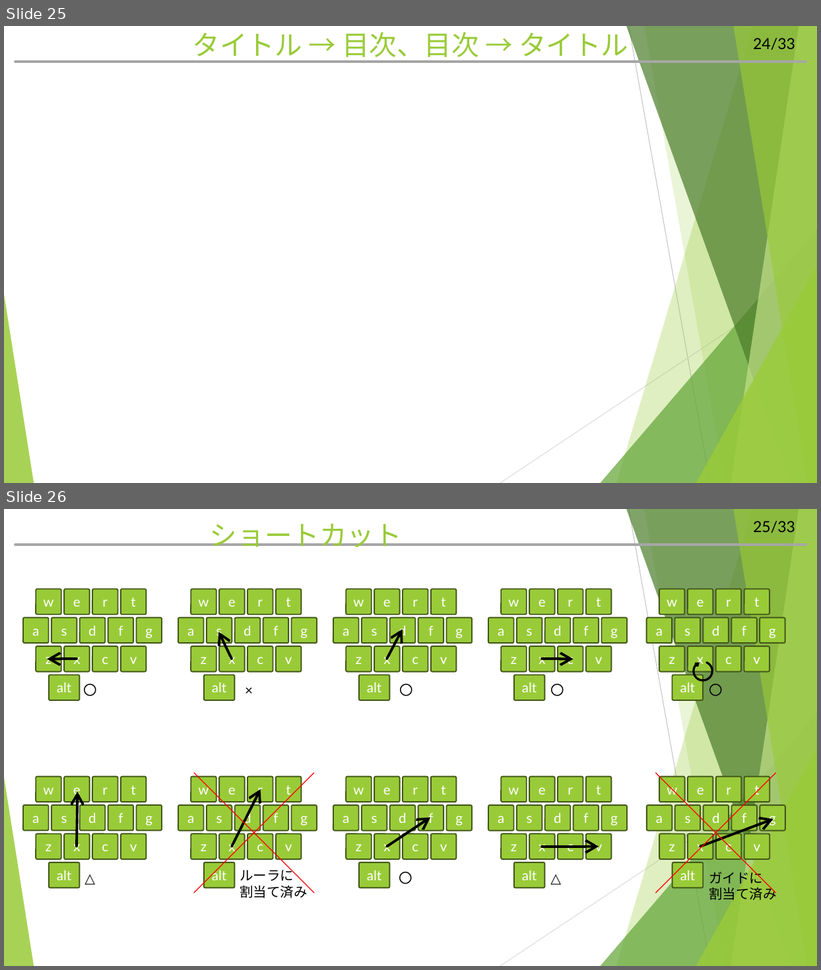
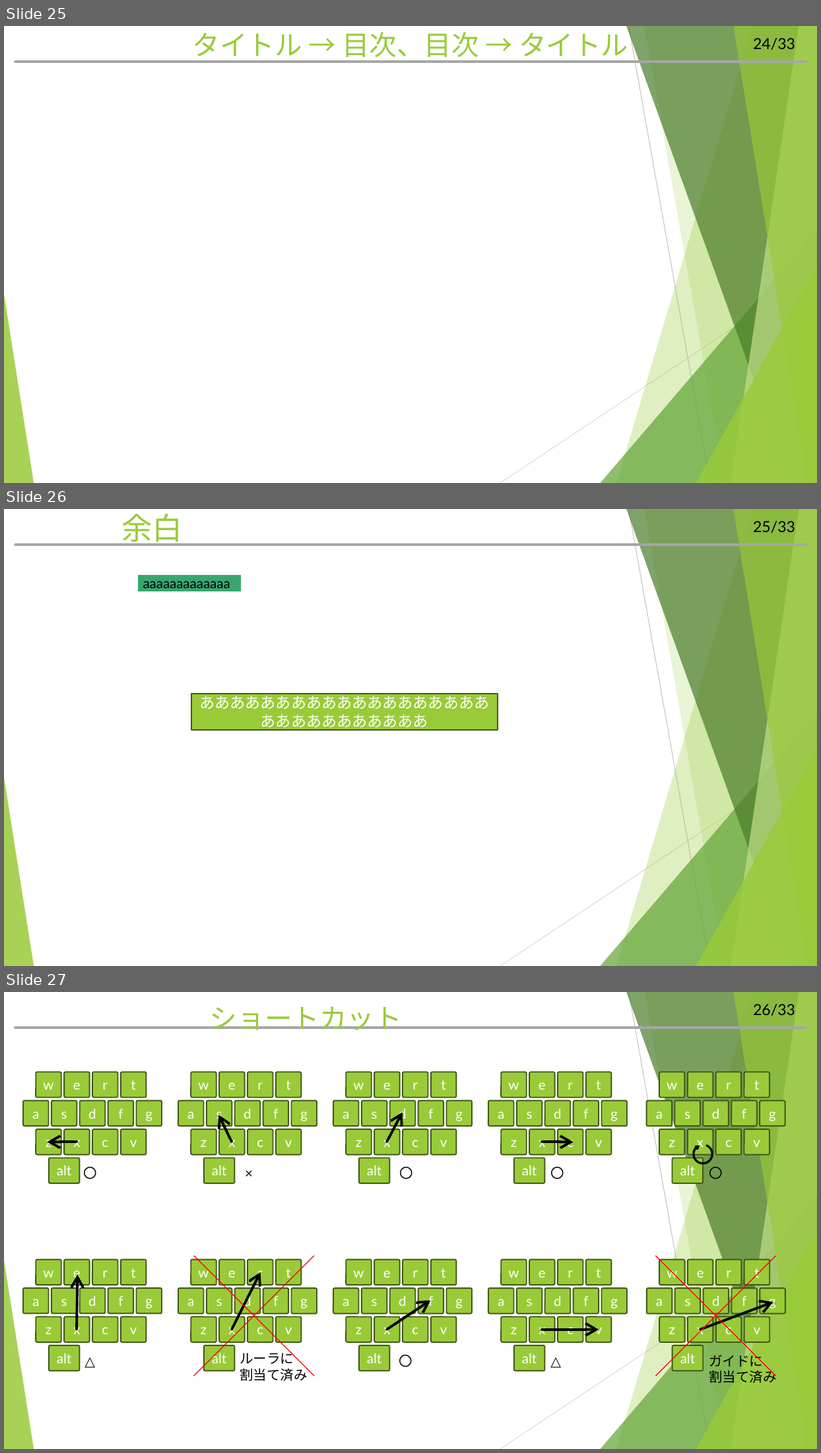
Before and after one commit to hitsuji-ga-u/pawapo, a slide deck: slide/customUI_debug.pptm. Shown one above the other, each under a label of ours: slides 25 and 26 before the commit, slides 25, 26 and 27 after it. The pictures are 821x970 and 821x1453 pixels, drawn with LibreOffice and Linux fonts; fonts in the diff are those of the drawing. Boxes give left, top, right and bottom in pixels: in the first picture for what was removed or moved away, otherwise in the second. Text is boxed around its words. In the diff, an @@ line names an element or a change of style, - is before the commit and + after.

```diff
--- a/slide/customUI_debug.pptm
+++ b/slide/customUI_debug.pptm
@@ slide 26 added at <box>4,509,817,966</box>, background #FFFFFF; not listed: 12 template elements that a slide beside it also shows @@
@@ title added at <box>122,514,183,546</box>, 36 pt, text #99CB38 @@
+余白
@@ rectangle added at <box>138,575,242,591</box>, fill #37A76F, 16 pt, text #000000 @@
+aaaaaaaaaaaaa
@@ rectangle added at <box>192,694,498,730</box>, fill #99CB38, outline #435919 1.5 pt, 18 pt, text #FFFFFF @@
+ああああああああああああああああああああああああああああああ
@@ what was slide 26 is now slide 27 @@
@@ page number at <box>753,1004,795,1016</box>: text changed @@
-25/33
+26/33
```
Also in this commit, not shown: 1 slide changed, 5 other files.
